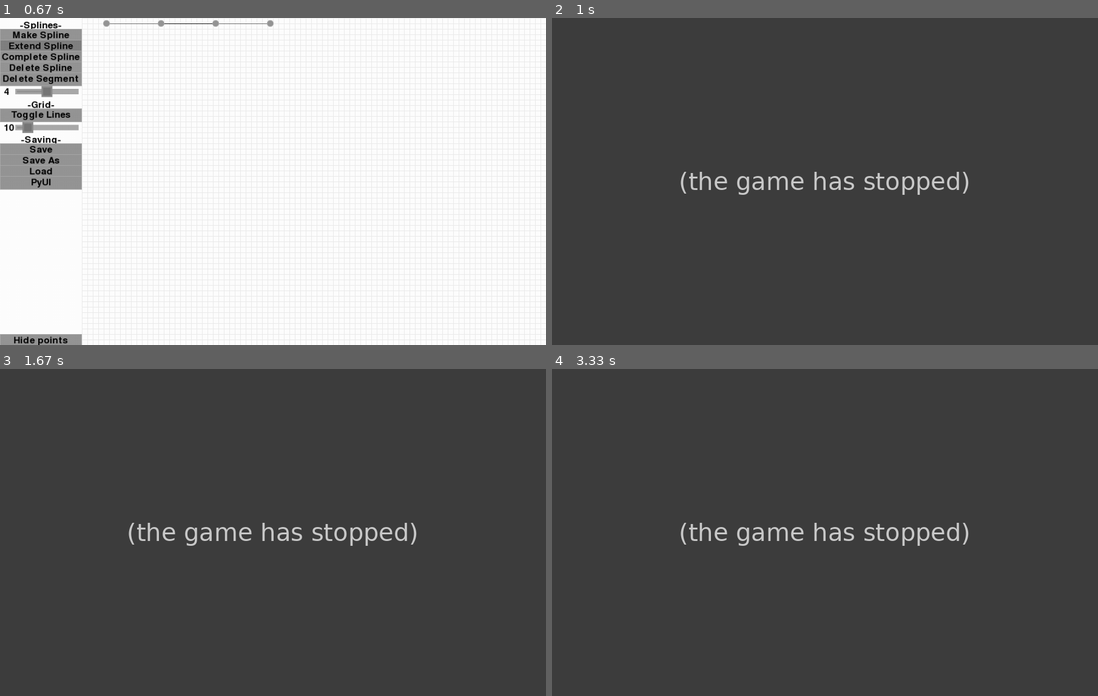
Above: before the commit, frames 1-4 (two rows, left to right).
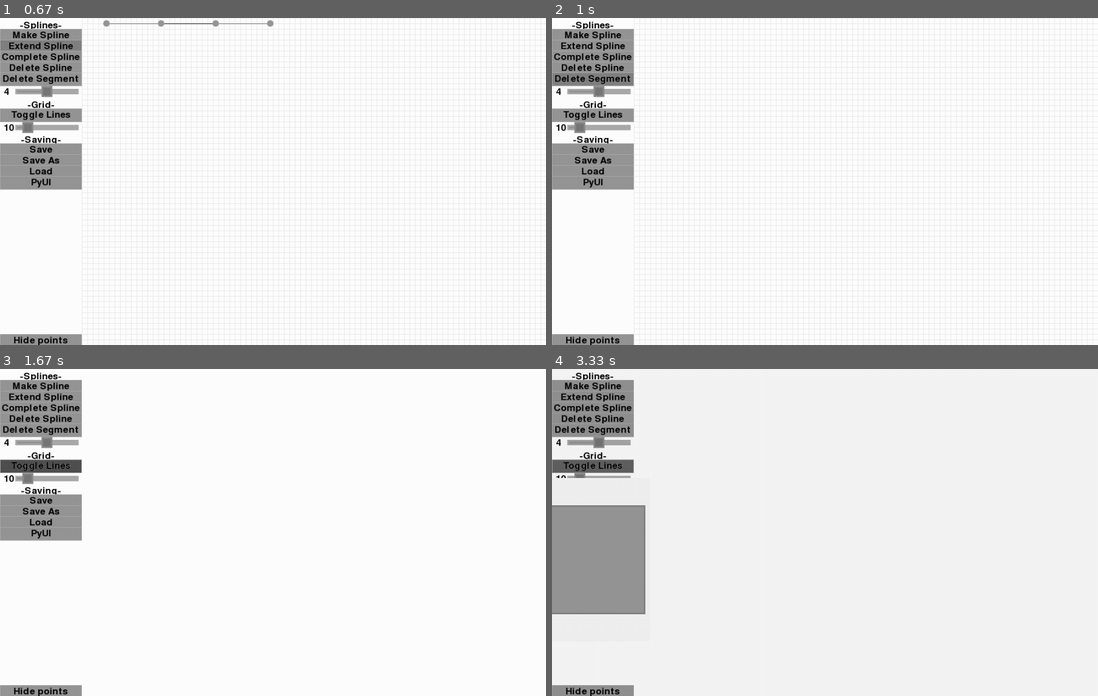
Above: after the commit, the same moments.

Repository: christianharris-3/PyUI
Game: pygame game, started from PyUI vector maker.py
Same seed, same stepped clock (60 frames per second), same inputs: the game is played once before the commit and once after it.
Inputs (mouse positions are in pixels of both pictures, inside the frame that each line leads up to):
- Up to frame 1 (0.67 s): click (38, 47) at 0.38 s
- Up to frame 2 (1 s): click (590, 80) at 0.72 s
- Up to frame 3 (1.67 s): click (447, 522) at 1.05 s; click (38, 467) at 1.38 s
- Up to frame 4 (3.33 s): click (906, 418) at 1.72 s; click (590, 532) at 2.05 s; click (628, 522) at 2.38 s; click (808, 476) at 2.72 s

Frame 1 is identical in both runs. In frame 2, 100% of the frame differs, in the area x 0-100%, y 0-100%; in frame 3, 99%; in frame 4, 100%.
Error before the commit: KeyError: 'spline 1 segment 1 point 0' (PyUI.py line 1879); the game stopped at 0.72 s (later frames are placeholders)

Commit message:
Update PyUI.py
fixed crashes, one with force finishing animations and one with a buttons function deleting other objects bound to the same master (editing list while iterating error)

Diff:
--- a/PyUI.py
+++ b/PyUI.py
@@ -1434,7 +1434,7 @@
                         tofinish.append([a.ID,a.wait])
                 tofinish.sort(key=lambda x: x[0],reverse=False)
                 for a in tofinish:
-                    self.IDs[a[0]].finish(self,True)
+                    self.IDs[a[0]].finish(True)
                     self.delete(a[0])
             else:
                 for a in self.animations:
@@ -1876,7 +1876,8 @@
         elif self.enabled:
             self.child_render(screen)
             for a in [i.ID for i in self.bounditems][:]:
-                self.ui.IDs[a].render(screen)
+                if a in self.ui.IDs:
+                    self.ui.IDs[a].render(screen)
     def smartcords(self,x='',y='',startset=True,accountscroll=False):
         scr = [0,0]
         if accountscroll:
